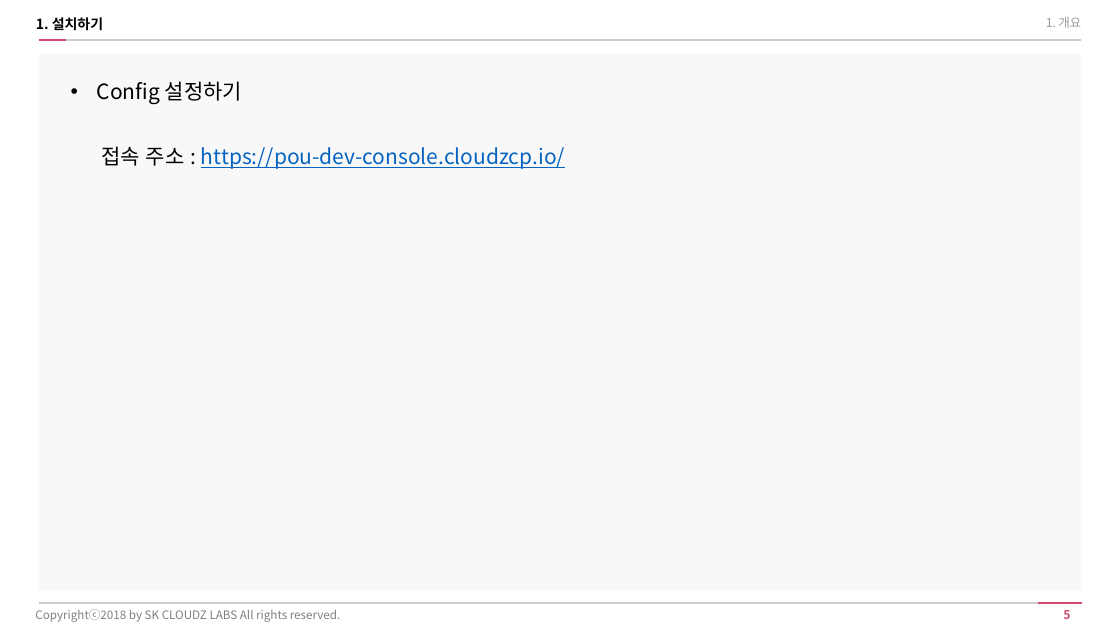
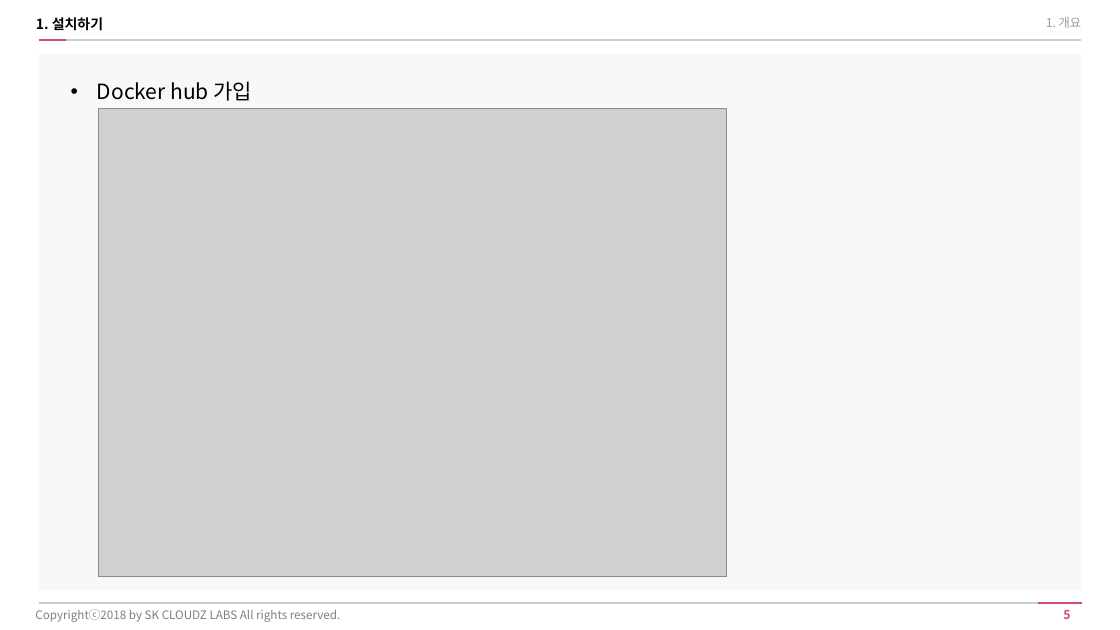
Before and after one commit to t-t-c/cloud-movie, a slide deck: slide 5 of docs/[CloudZ Labs] Kubernetes_시작하기(신입사원).pptx. Drawn at 1120x630 pixels with LibreOffice and Linux fonts; fonts in the diff are those of the drawing; grey boxes stand for pictures. Boxes give left, top, right and bottom in pixels: in the first picture for what was removed or moved away, otherwise in the second. Text is boxed around its words. In the diff, an @@ line names an element or a change of style, - is before the commit and + after.

Commit message:
update

```diff
--- a/docs/[CloudZ Labs] Kubernetes_시작하기(신입사원).pptx
+++ b/docs/[CloudZ Labs] Kubernetes_시작하기(신입사원).pptx
@@ text at (97, 81, 253, 101): text changed @@
-• Config 설정하기
+• Docker hub 가입
@@ picture added at (99, 108, 727, 576) @@
@@ text removed at (101, 146, 565, 169) @@
-접속 주소 : https://pou-dev-console.cloudzcp.io/
```
Also in this commit, not shown: 2 other slides changed.
